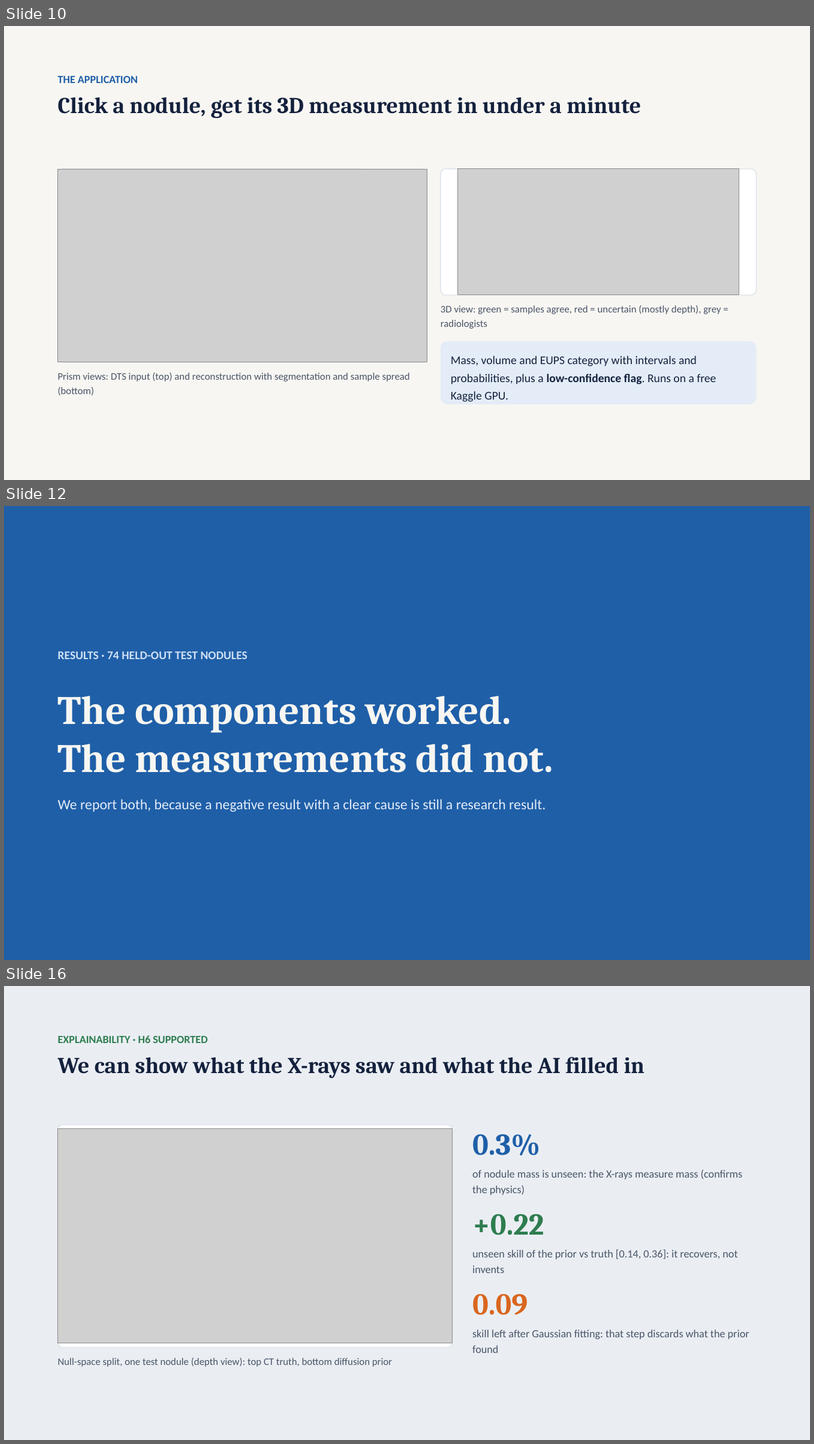
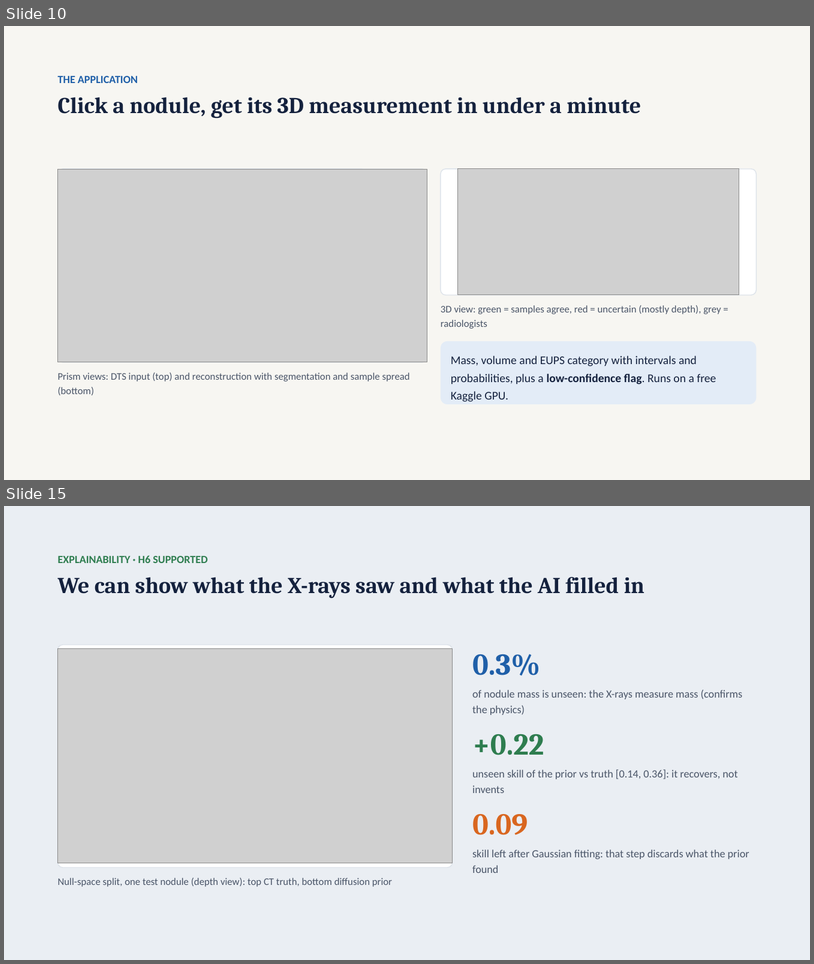
Before and after one commit to tcsquanta/medlift3d, a slide deck: report/MedLift3D_Defense.pptx. Shown one above the other, each under a label of ours: slides 10, 12 and 16 before the commit, slides 10 and 15 after it; the slides between them are not shown. The pictures are 814x1444 and 814x964 pixels, drawn with LibreOffice and Linux fonts; fonts in the diff are those of the drawing; grey boxes stand for pictures. Boxes give left, top, right and bottom in pixels: in the first picture for what was removed or moved away, otherwise in the second. Text is boxed around its words. In the diff, an @@ line names an element or a change of style, - is before the commit and + after.

```diff
--- a/report/MedLift3D_Defense.pptx
+++ b/report/MedLift3D_Defense.pptx
@@ slide 12 removed at bbox=[4, 506, 810, 960], background #1F5FA8 @@
@@ text removed at bbox=[58, 651, 248, 659] @@
-RESULTS · 74 HELD-OUT TEST NODULES
@@ text removed at bbox=[58, 696, 512, 732] @@
-The components worked.
@@ text removed at bbox=[58, 744, 554, 772] @@
-The measurements did not.
@@ text removed at bbox=[58, 799, 546, 811] @@
-We report both, because a negative result with a clear cause is still a research result.
@@ what was slide 16 is now slide 15 @@
```
Also in this commit, not shown: 7 slides changed, 1 slide added.
